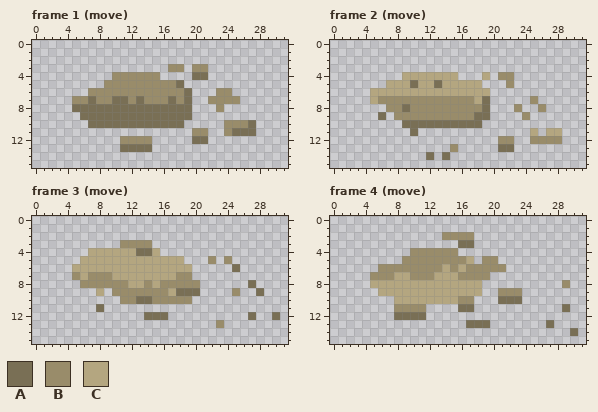
Two versions of one pixel-art file, Assets/Animations/Emeny/Type1/Wisp/Earth Wisp/Earth Wisp/earth-projectile.aseprite. That is the earlier state.
32x16 pixels, 4 frames. Shown: frame 1 (move), frame 2 (move), frame 3 (move), frame 4 (move).
Palette (. is transparent): A #796f55  B #998c6a  C #b4a680
Pixels before, frame 1 (move), first column x 5:
 3 ............BB.BB......
 4 .....BBBBBB....AA......
 5 ....BBBBBBBBBA.........
 6 ..BBBBBBBBBBBBA...BB...
 7 BBABBAABABBBABA..BBBB..
 8 AAAAAAAAAAAAAAA...B....
 9 .AAAAAAAAAAAAAA........
10 ..AAAAAAAAAAAA.....BBBA
11 ...............BB..BAAA
12 ......BBBB.....AA......
13 ......AAAA.............
Pixels before, frame 2 (move), first column x 5:
 4 ....CCCCCCC...C.BB......
 5 ..CCCACCACCCCC...B......
 6 CCCCCCCCCCCCCCC.........
 7 CBBBBBBBBBBBBCA.....B...
 8 ..BBABBBBBBBBBA...B..B..
 9 .A.BBBBBBBBBBAA....B....
10 ....AAAAAAAAAA..........
11 .....A..............C.CC
12 ................BB..BBBB
13 ..........B.....AA......
14 .......A.A..............
Pixels before, frame 3 (move), first column x 5:
 3 ......BBBB................
 4 ..CCCCCCAAC...............
 5 .CCCCCCCCCCCCC...B.B......
 6 CCCCCCCCCCCCCCC.....A.....
 7 BCBBBCCCCCCCCBB...........
 8 .BBBBBBCCBCBBBBB......A...
 9 ...C.BBBBBBBCAAA....B..A..
10 ......BBAABBBBB...........
11 ...A......................
12 .........AAA..........A..A
13 ..................B.......
Pixels before, frame 4 (move), first column x 5:
 2 .........BBBB.............
 3 ...........AA.............
 4 .....BBBBBB...............
 5 ....BBBBBBBBC.BB..........
 6 .BBBBBBBBCBCBBBBB.........
 7 BBBCCBBBCCCBBBB...........
 8 CCCCCCCCCCCCCC..........B.
 9 .CCCCCCCCCCCCC..BBB.......
10 ...CCCCCCCCBB...AAA.......
11 ...BBBB....AA...........A.
12 ...AAAA...................
13 ............AAA.......A...
14 .........................A
Now the later version:
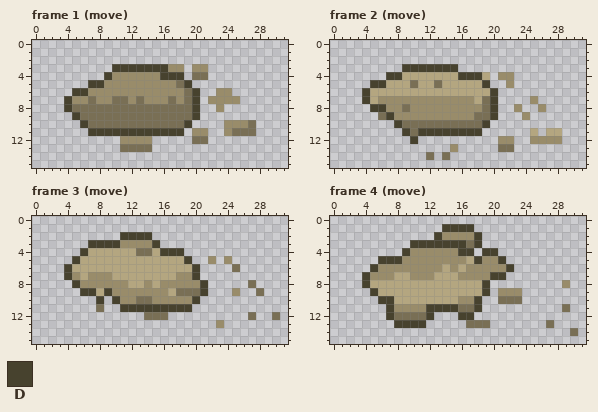
Colours new in this view: D #47422e
Edits made:
Changed rows in their new state; - is an unchanged pixel.
Frame 1 (move):
first column x 4:
 3 ------DDDDDDD----
 4 -----D------DDD--
 5 ---DD----------D-
 6 -DD-------------D
 7 D---------------D
 8 D---------------D
 9 -D--------------D
10 --D------------D-
11 ---DDDDDDDDDDDD--
Frame 2 (move):
first column x 4:
 3 -----DDDDDDD-----
 4 ---DD-------DDD--
 5 -DD------------D-
 6 D---------------D
 7 D---------------D
 8 -DD-------------D
 9 ---D------------D
10 ----D----------D-
11 -----D-DDDDDDDD--
12 ------D----------
Frame 3 (move):
first column x 4:
 2 -------DDDD-------
 3 ---DDDD----D------
 4 --D---------DDD---
 5 -D-------------D--
 6 D---------------D-
 7 D---------------D-
 8 -D---------------D
 9 --DD-D-----------D
10 ----D-D---------D-
11 -------DDDDDDDDD--
Frame 4 (move):
first column x 4:
 1 ----------DDDD-----
 2 ---------D----D----
 3 ------DDDDDDD-D----
 4 -----D------DD-DD--
 5 --DDD---------D--D-
 6 -D----------------D
 7 D---------------DD-
 8 D--------------D---
 9 -D-------------D---
10 --DD----------D----
11 ---D----DDDD--D----
12 ---D----D---DD-----
13 ----DDDD-----------
Where, in picture pixels (left, top, right, bottom), the same in both pictures:
added: (64, 64, 200, 136)
added: (362, 64, 498, 144)
added: (64, 232, 208, 312)
changed: (362, 224, 514, 328)
